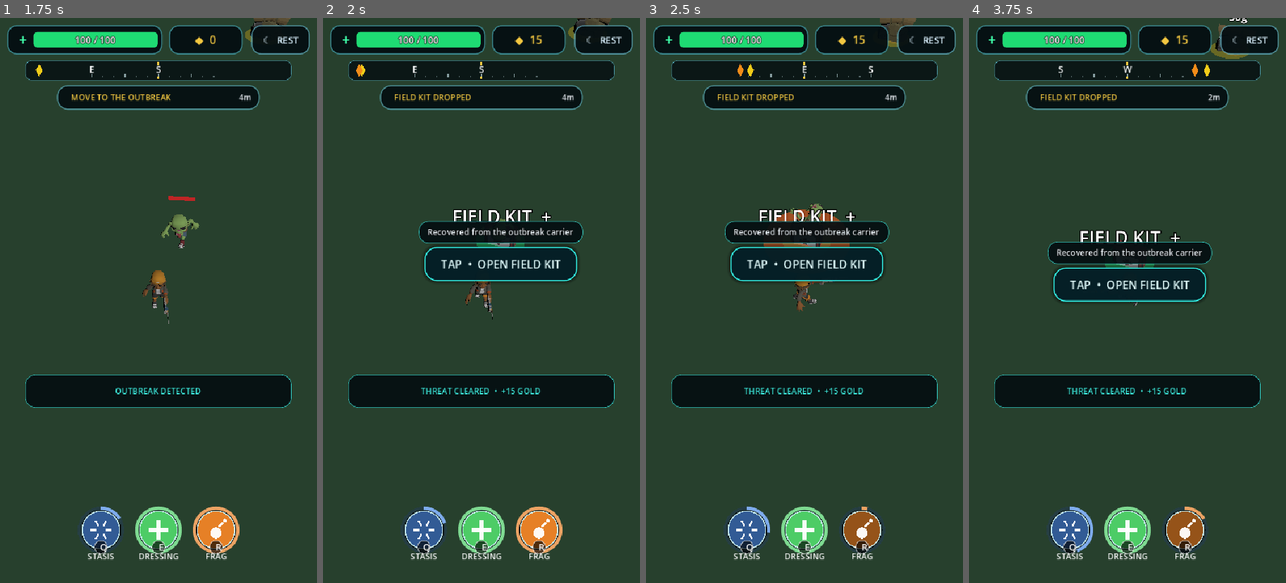
Above: before the commit, frames 1-4 (left to right).
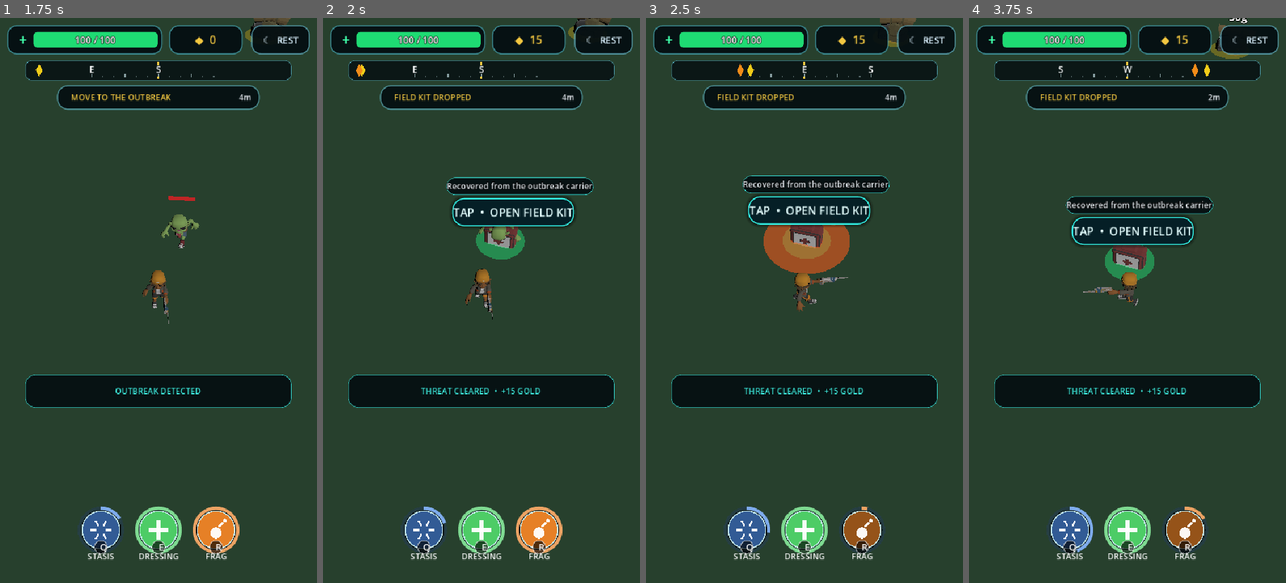
Above: after the commit, the same moments.

Repository: Geoboardman/zombie-gps
Game: Godot game, scene res://scenes/main.tscn
Two runs of this game, one before a commit and one after it. Both use one fixed random seed, a clock stepped at 60 frames per second and the inputs below.
Inputs (mouse positions are in pixels of both pictures, inside the frame that each line leads up to):
- Up to frame 1 (1.75 s): tap Enter (ui_accept) at 0.5, 0.77, 1.52 s; move the mouse to (101, 526) at 0.52 s; hold D (move_right) 0.53-1.28 s; tap Q (ability_1) at 0.6 s; click (101, 526) at 0.67 s; move the mouse to (158, 526) at 1.27 s; hold S (move_back) from 1.28 s (still down); tap E (ability_2) at 1.35 s; click (158, 526) at 1.42 s
- Up to frame 2 (2 s): keep holding S (move_back)
- Up to frame 3 (2.5 s): move the mouse to (861, 526) at 2.02 s; release S (move_back) at 2.03 s; hold D (move_right) from 2.03 s (still down); tap R (ability_3) at 2.1 s; click (861, 526) at 2.17 s
- Up to frame 4 (3.75 s): move the mouse to (1111, 413) at 2.77 s; release D (move_right) at 2.78 s; hold W (move_forward) 2.78-3.53 s; tap Shift at 2.85 s; click (1111, 413) at 2.92 s; tap Enter (ui_accept) at 3.02 s; move the mouse to (1222, 385) at 3.52 s; hold A (move_left) from 3.53 s (still down); tap Q (ability_1) at 3.6 s

Frame 1 is identical in both runs. In frame 2, 7.6% of the frame differs, in the area x 30-86%, y 28-47%; in frame 3, 7.9%, in the area x 24-78%, y 27-47%; in frame 4, 7.8%.

Commit message:
Prevent overlapping world interaction prompts

Diff:
--- a/scripts/interaction_controller.gd
+++ b/scripts/interaction_controller.gd
@@ -9,17 +9,20 @@
 @export var action_button_path: NodePath
 @export var detail_label_path: NodePath
 
-const BUTTON_SIZE := Vector2(260.0, 58.0)
-const DETAIL_SIZE := Vector2(280.0, 38.0)
+const BUTTON_SIZE := Vector2(205.0, 48.0)
+const DETAIL_SIZE := Vector2(225.0, 30.0)
 const WORLD_OFFSET := Vector3(0.0, 0.65, 0.0)
-const SCREEN_GAP := 12.0
+const DETAIL_GAP := 5.0
+const SCREEN_GAP := 10.0
 
+var _player: PlayerController
 var _button_template: Button
 var _detail_template: Label
 var _entries: Dictionary = {}
 
 
 func _ready() -> void:
+	_player = get_node(player_path) as PlayerController
 	_button_template = get_node(action_button_path) as Button
 	_detail_template = get_node(detail_label_path) as Label
 	_button_template.visible = false
@@ -58,6 +61,7 @@
 	add_child(detail)
 	add_child(button)
 	_entries[candidate] = {"button": button, "detail": detail}
+	_set_world_labels_visible(candidate, false)
 
 
 func _remove_stale_entries(available: Array[InteractableMapNode]) -> void:
@@ -65,6 +69,8 @@
 		if is_instance_valid(candidate) and available.has(candidate as InteractableMapNode):
 			continue
 		var entry: Dictionary = _entries[candidate]
+		if is_instance_valid(candidate):
+			_set_world_labels_visible(candidate as InteractableMapNode, true)
 		(entry["button"] as Button).queue_free()
 		(entry["detail"] as Label).queue_free()
 		_entries.erase(candidate)
@@ -75,6 +81,7 @@
 	if camera == null:
 		return
 	var viewport_size := get_viewport_rect().size
+	var player_screen := camera.unproject_position(_player.global_position + Vector3(0.0, 1.0, 0.0))
 	var occupied: Array[Rect2] = []
 	for candidate: InteractableMapNode in available:
 		var entry: Dictionary = _entries[candidate]
@@ -85,21 +92,29 @@
 			detail.visible = false
 			continue
 		var projected := camera.unproject_position(candidate.global_position + WORLD_OFFSET)
+		var away_from_player := projected - player_screen
+		if away_from_player.length_squared() < 1.0:
+			away_from_player = Vector2.UP
+		var prompt_center := projected + away_from_player.normalized() * 58.0
 		var button_position := Vector2(
-			clampf(projected.x - BUTTON_SIZE.x * 0.5, 12.0, viewport_size.x - BUTTON_SIZE.x - 12.0),
-			clampf(projected.y + 28.0, 180.0, viewport_size.y - BUTTON_SIZE.y - 150.0)
+			clampf(prompt_center.x - BUTTON_SIZE.x * 0.5, 12.0, viewport_size.x - BUTTON_SIZE.x - 12.0),
+			clampf(prompt_center.y, 218.0, viewport_size.y - BUTTON_SIZE.y - 140.0)
 		)
-		var button_rect := Rect2(button_position, BUTTON_SIZE)
-		while _intersects_any(button_rect, occupied):
-			button_rect.position.y += BUTTON_SIZE.y + SCREEN_GAP
-			if button_rect.end.y > viewport_size.y - 140.0:
-				button_rect.position.y = maxf(180.0, button_rect.position.y - (BUTTON_SIZE.y + SCREEN_GAP) * 2.0)
+		var cluster_rect := Rect2(
+			Vector2(button_position.x - (DETAIL_SIZE.x - BUTTON_SIZE.x) * 0.5, button_position.y - DETAIL_SIZE.y - DETAIL_GAP),
+			Vector2(DETAIL_SIZE.x, DETAIL_SIZE.y + DETAIL_GAP + BUTTON_SIZE.y)
+		)
+		while _intersects_any(cluster_rect, occupied):
+			cluster_rect.position.y += cluster_rect.size.y + SCREEN_GAP
+			if cluster_rect.end.y > viewport_size.y - 132.0:
+				cluster_rect.position.y = maxf(180.0, cluster_rect.position.y - (cluster_rect.size.y + SCREEN_GAP) * 2.0)
+				cluster_rect.position.x = clampf(cluster_rect.position.x + DETAIL_SIZE.x * 0.55, 8.0, viewport_size.x - DETAIL_SIZE.x - 8.0)
 				break
-		occupied.append(button_rect)
+		occupied.append(cluster_rect)
 		button.text = "TAP  •  %s" % candidate.get_action_label()
 		detail.text = candidate.get_detail_text()
-		button.position = button_rect.position
-		detail.position = Vector2(button_rect.get_center().x - DETAIL_SIZE.x * 0.5, button_rect.position.y - DETAIL_SIZE.y - 6.0)
+		button.position = Vector2(cluster_rect.get_center().x - BUTTON_SIZE.x * 0.5, cluster_rect.end.y - BUTTON_SIZE.y)
+		detail.position = cluster_rect.position
 		button.visible = true
 		detail.visible = not detail.text.is_empty()
 
@@ -114,3 +129,8 @@
 func _on_candidate_pressed(candidate: InteractableMapNode) -> void:
 	if candidate != null and is_instance_valid(candidate):
 		candidate.interact()
+
+
+func _set_world_labels_visible(candidate: InteractableMapNode, value: bool) -> void:
+	for node: Node in candidate.find_children("*", "Label3D", true, false):
+		(node as Label3D).visible = value
